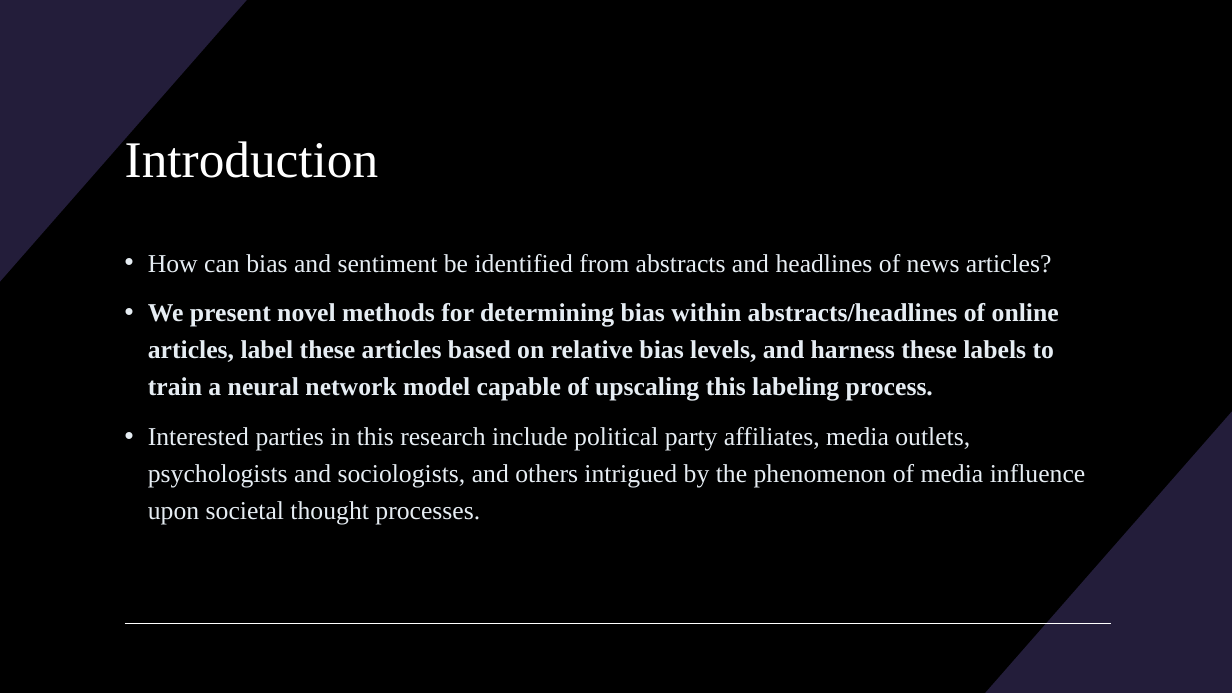
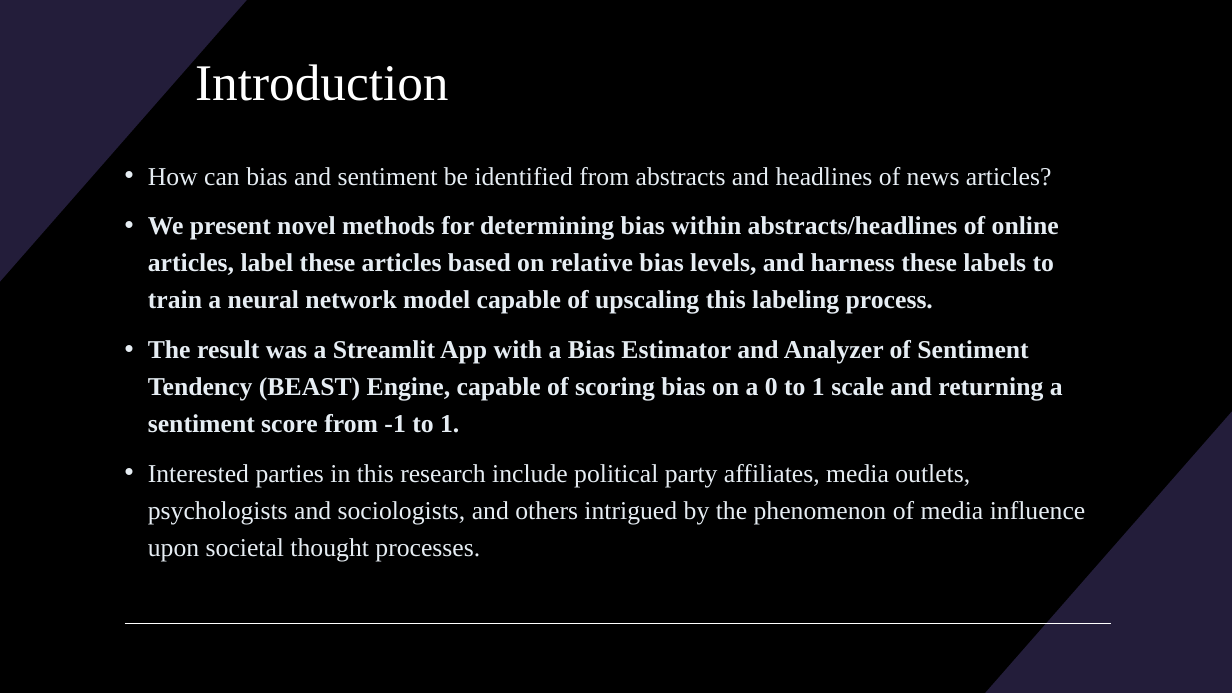
Before and after one commit to BenjaminRocco/Capstone_Project, a slide deck: slide 2 of Capstone_Presentation.pptx. Drawn at 1232x693 pixels with LibreOffice and Linux fonts; fonts in the diff are those of the drawing. Boxes give left, top, right and bottom in pixels: in the first picture for what was removed or moved away, otherwise in the second. Text is boxed around its words. In the diff, an @@ line names an element or a change of style, - is before the commit and + after.

Commit message:
added local version in addition to streamlit version

```diff
--- a/Capstone_Presentation.pptx
+++ b/Capstone_Presentation.pptx
@@ title "Introduction" rewrapped from [125,137,378,178] to [195,64,448,101] @@
@@ text "How can bias and sentiment ...": place and size @@
-text "How can bias and sentiment ..." at [148,254,1086,525]
+text "How can bias and sentiment ..." at [148,167,1086,561]
@@ text at [148,340,1063,433]: paragraph added @@
+• The result was a Streamlit App with a Bias Estimator and Analyzer of Sentiment Tendency (BEAST) Engine, capable of scoring bias on a 0 to 1 scale and returning a sentiment score from -1 to 1.
```
Also in this commit, not shown: 6 other slides changed, 3 slides added, 1 slide removed, 1 other file.
